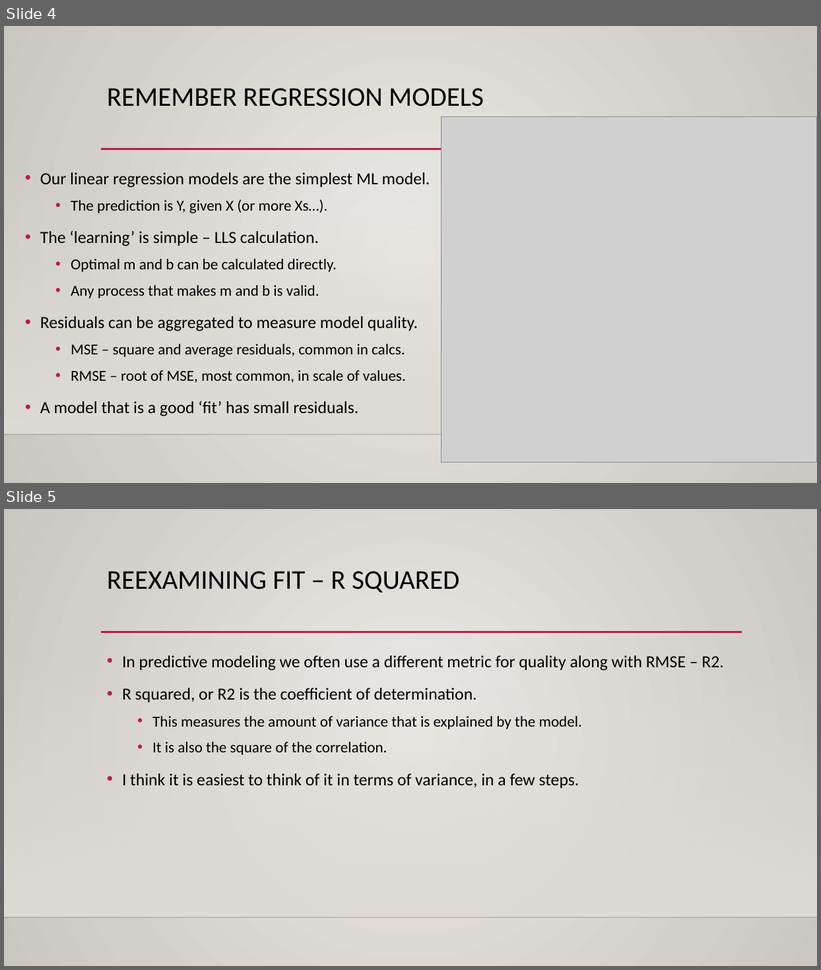
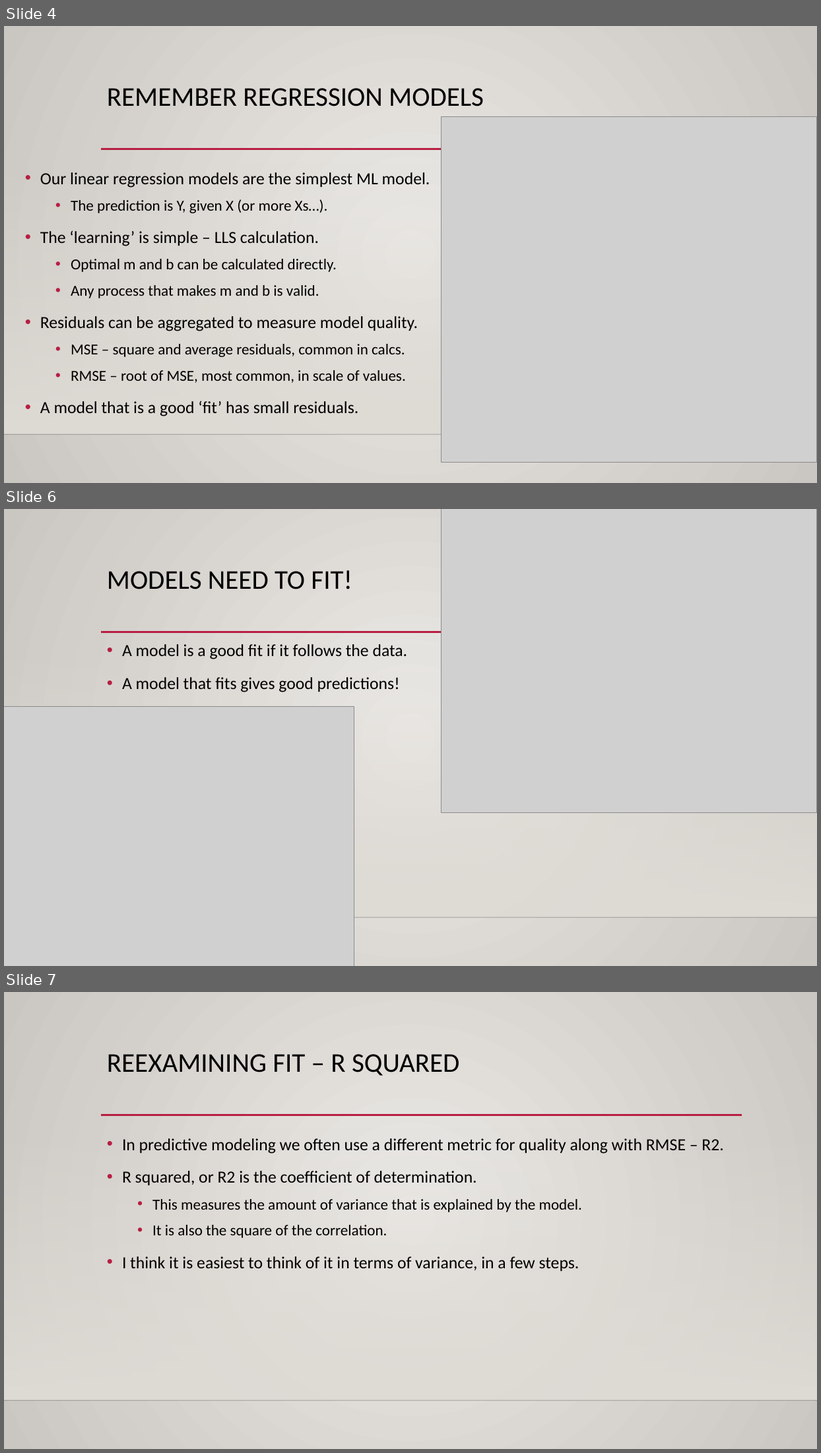
Before and after one commit to AkeemSemperDataScience/Basic_Stats_in_Python_Student_Repository, a slide deck: reference_material/slides/021_r_squared.pptx. Shown one above the other, each under a label of ours: slides 4 and 5 before the commit, slides 4, 6 and 7 after it; the slides between them are not shown. The pictures are 821x970 and 821x1453 pixels, drawn with LibreOffice and Linux fonts; fonts in the diff are those of the drawing; grey boxes stand for pictures; background and template pictures are left out. Boxes give left, top, right and bottom in pixels: in the first picture for what was removed or moved away, otherwise in the second. Text is boxed around its words. In the diff, an @@ line names an element or a change of style, - is before the commit and + after.

```diff
--- a/reference_material/slides/021_r_squared.pptx
+++ b/reference_material/slides/021_r_squared.pptx
@@ slide 6 added at (4,509,817,966), background gradient #ECEAE7 to #CAC7C1; not listed: 3 template elements that a slide beside it also shows @@
@@ picture added at (442,509,817,813) @@
@@ title added at (107,570,352,590), 32 pt, text #000000 @@
+MODELS NEED TO FIT!
@@ text added at (122,644,408,692), 20 pt, text #000000 @@
+• A model is a good fit if it follows the data.
+• A model that fits gives good predictions!
@@ picture added at (4,706,354,966) @@
@@ what was slide 5 is now slide 7 @@
```
Also in this commit, not shown: 1 slide changed, 1 other slide added, 2 other files.
